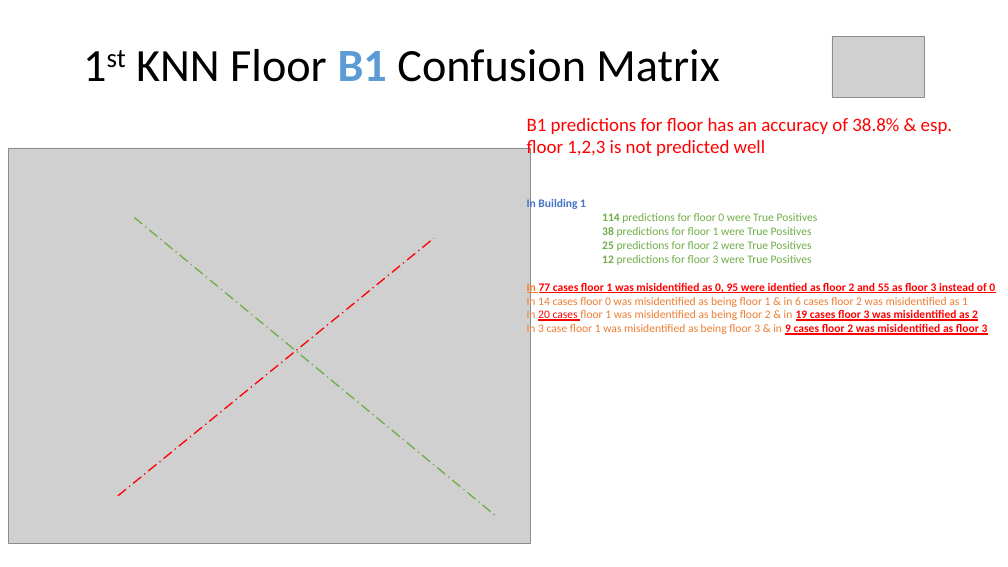
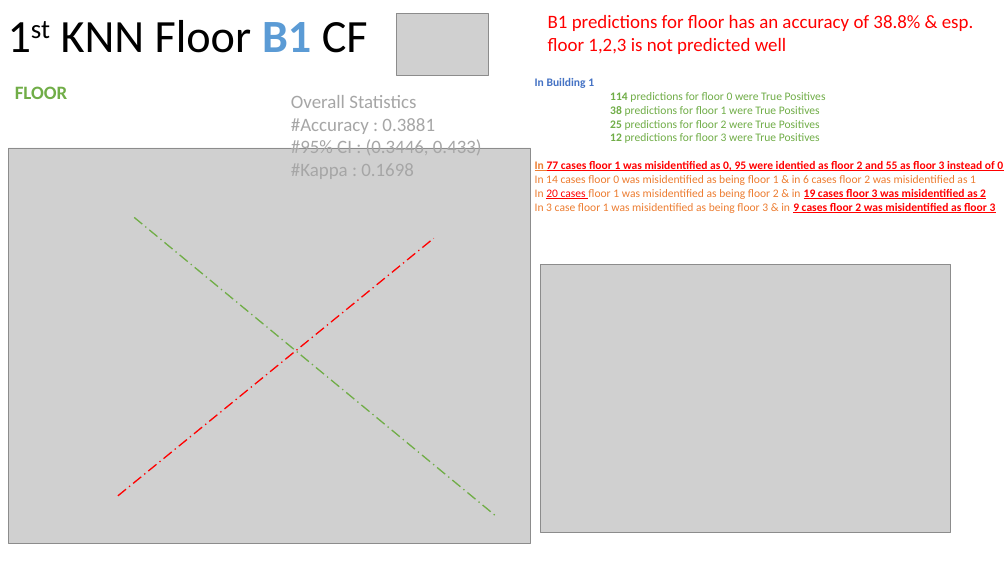
Before and after one commit to NatasjaFortuin/Wifi-locationing, a slide deck: slide 16 of Data etc/Log.pptx (slide 15 before the commit). Drawn at 1008x567 pixels with LibreOffice and Linux fonts; fonts in the diff are those of the drawing; grey boxes stand for pictures. Boxes give left, top, right and bottom in pixels: in the first picture for what was removed or moved away, otherwise in the second. Text is boxed around its words. In the diff, an @@ line names an element or a change of style, - is before the commit and + after.

```diff
--- a/Data etc/Log.pptx
+++ b/Data etc/Log.pptx
@@ title at <box>61,20,368,53</box>: text changed @@
-1st KNN Floor B1 Confusion Matrix
+1st KNN Floor B1 CF
@@ picture: place and size @@
-picture at <box>833,36,925,98</box>
+picture at <box>396,14,488,75</box>
@@ text "B1 predictions for floor has ...": place and size @@
-text "B1 predictions for floor has ..." at <box>527,118,952,159</box>
+text "B1 predictions for floor has ..." at <box>548,15,973,54</box>
@@ text added at <box>15,86,67,99</box>, 18 pt, text #70AD47, bold @@
+FLOOR
@@ text "In Building 1": place and size @@
-text "In Building 1" at <box>527,198,995,336</box>
+text "In Building 1" at <box>535,78,1003,213</box>
@@ text added at <box>291,95,482,176</box>, 18 pt, text #A6A6A6 @@
+Overall Statistics
+#Accuracy : 0.3881
+#95% CI : (0.3446, 0.433)
+#Kappa : 0.1698
@@ picture added at <box>541,264,951,532</box> @@
```
Also in this commit, not shown: 5 other slides changed, 11 slides added, 41 other files.
